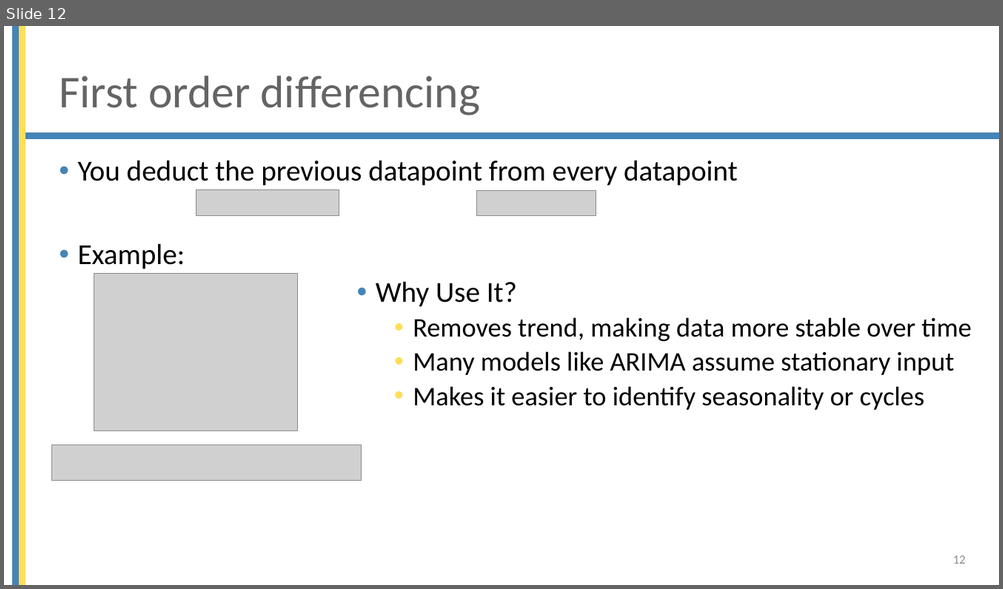
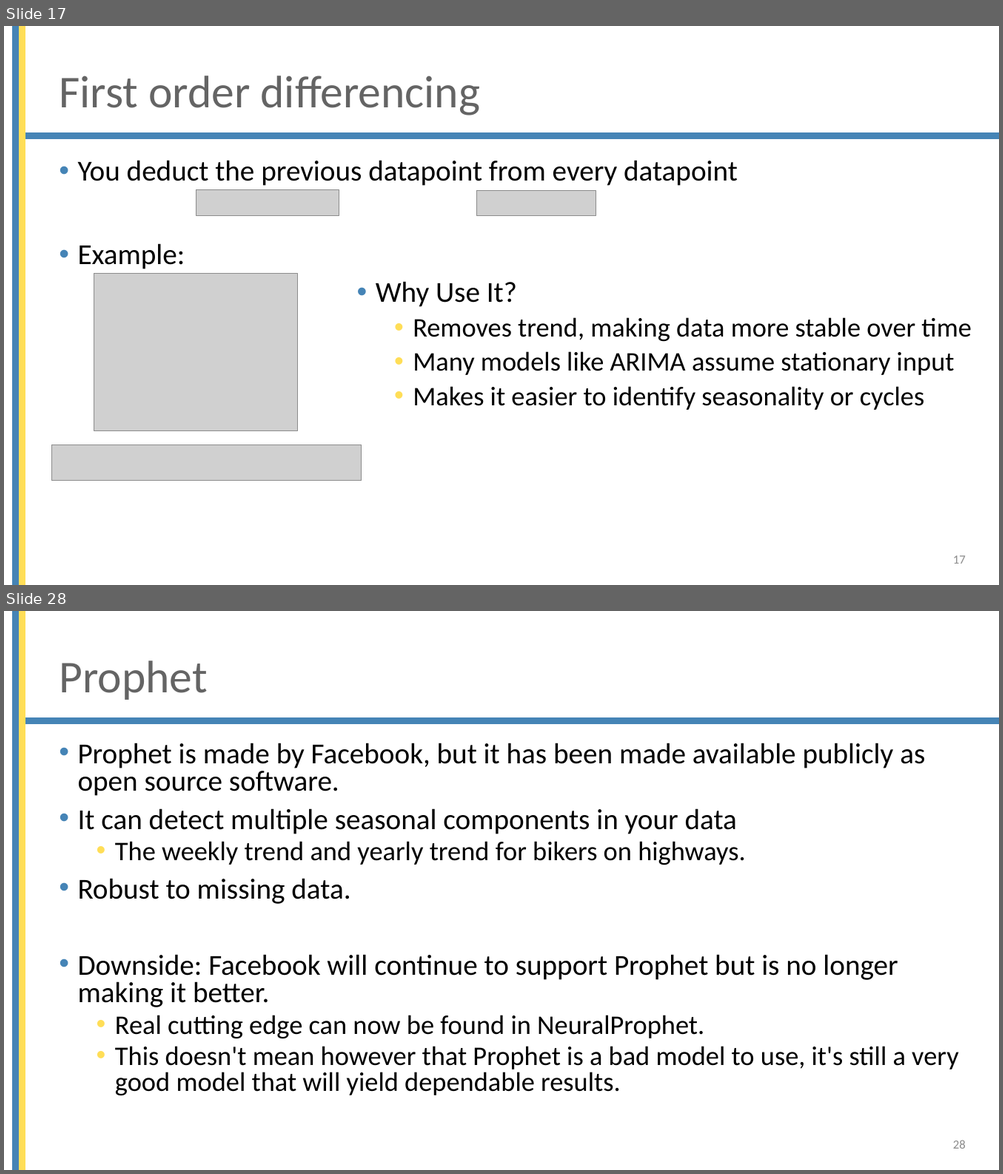
Before and after one commit to mjochen/Cello_AI, a slide deck: ppts/8 - Time series.pptx. Shown one above the other, each under a label of ours: slide 12 before the commit, slides 17 and 28 after it; the slides between them are not shown. The pictures are 1003x589 and 1003x1174 pixels, drawn with LibreOffice and Linux fonts; fonts in the diff are those of the drawing; grey boxes stand for pictures; background and template pictures are left out. Boxes give left, top, right and bottom in pixels: in the first picture for what was removed or moved away, otherwise in the second. Text is boxed around its words. In the diff, an @@ line names an element or a change of style, - is before the commit and + after.

```diff
--- a/ppts/8 - Time series.pptx
+++ b/ppts/8 - Time series.pptx
@@ slide 28 added at box(4, 611, 999, 1170), background #FFFFFF; not listed: 3 template elements that a slide beside it also shows @@
@@ title added at box(59, 661, 207, 700), 44 pt, text #646464 @@
+Prophet
@@ text added at box(78, 743, 959, 1096), 28 pt, text #000000 @@
+• Prophet is made by Facebook, but it has been made available publicly as open source software.
+• It can detect multiple seasonal components in your data
+  • The weekly trend and yearly trend for bikers on highways.
+• Robust to missing data.
+• Downside: Facebook will continue to support Prophet but is no longer making it better.
+  • Real cutting edge can now be found in NeuralProphet.
+  • This doesn't mean however that Prophet is a bad model to use, it's still a very good model that will yield dependable results.
@@ page number added at box(953, 1140, 965, 1149), 12 pt, text #8C8C8C @@
+28
@@ what was slide 12 is now slide 17 @@
@@ page number at box(953, 556, 965, 564): text changed @@
-12
+17
```
Also in this commit, not shown: 16 other slides added, 1 slide removed, 9 other files.
